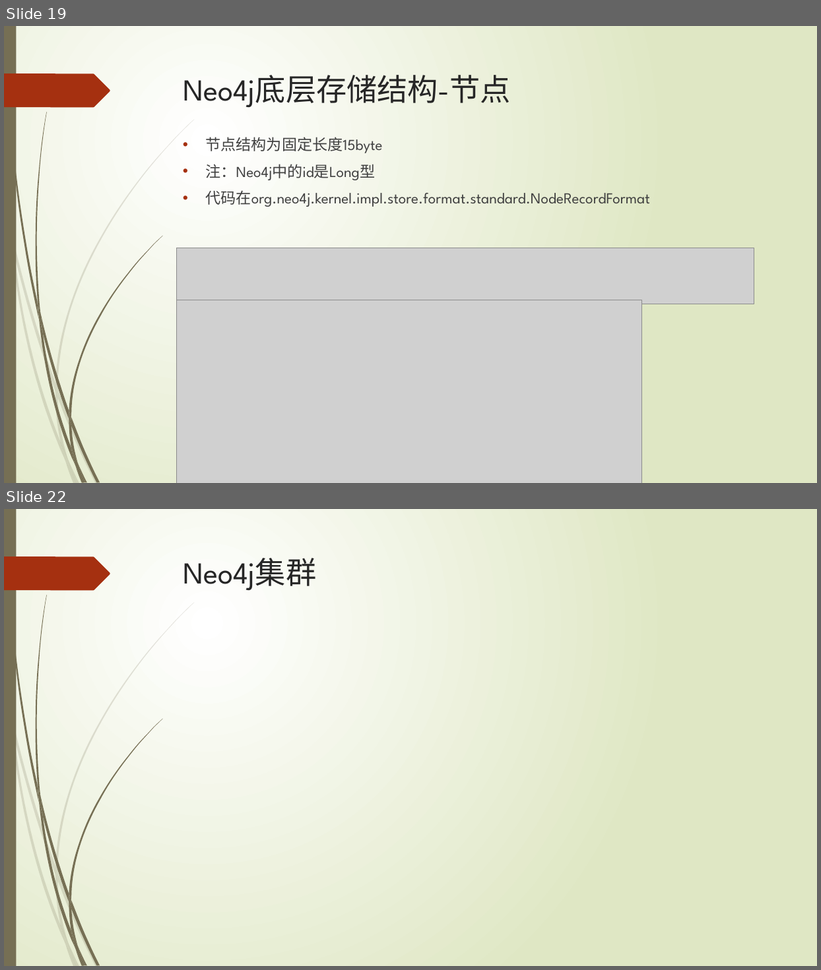
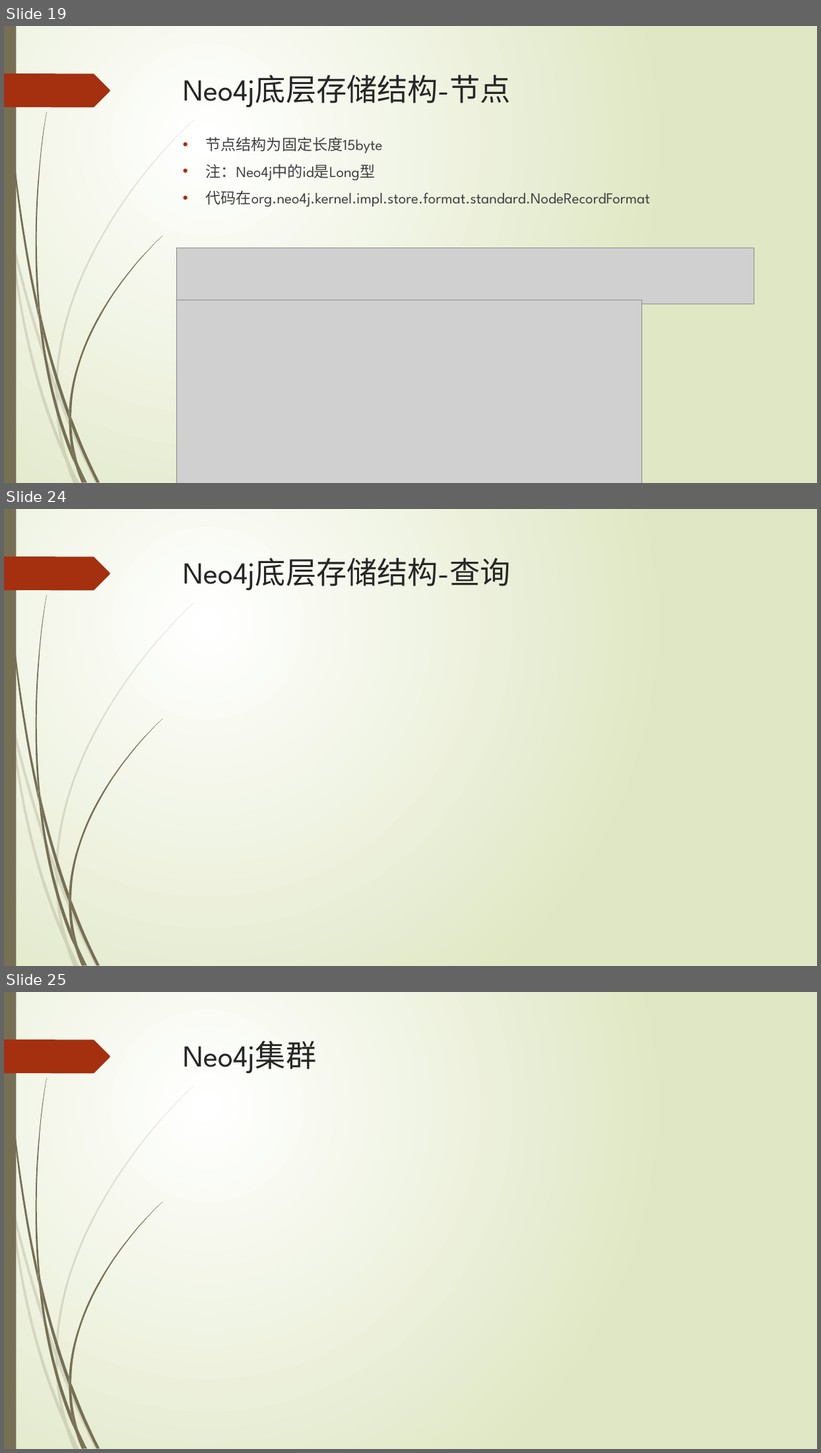
Before and after one commit to xljnc/thor, a slide deck: doc/Neo4j简介.pptx. Shown one above the other, each under a label of ours: slides 19 and 22 before the commit, slides 19, 24 and 25 after it; the slides between them are not shown. The pictures are 821x970 and 821x1453 pixels, drawn with LibreOffice and Linux fonts; fonts in the diff are those of the drawing; grey boxes stand for pictures. Boxes give left, top, right and bottom in pixels: in the first picture for what was removed or moved away, otherwise in the second. Text is boxed around its words. In the diff, an @@ line names an element or a change of style, - is before the commit and + after.

```diff
--- a/doc/Neo4j简介.pptx
+++ b/doc/Neo4j简介.pptx
@@ slide 24 added at [4,509,817,966], background gradient #FFFFFF to #DFE8C4; not listed: 24 template elements that a slide beside it also shows @@
@@ title added at [183,558,511,590], 36 pt, text #262626 @@
+Neo4j底层存储结构-查询
@@ what was slide 22 is now slide 25 @@
```
Also in this commit, not shown: 4 slides changed, 2 other slides added.
